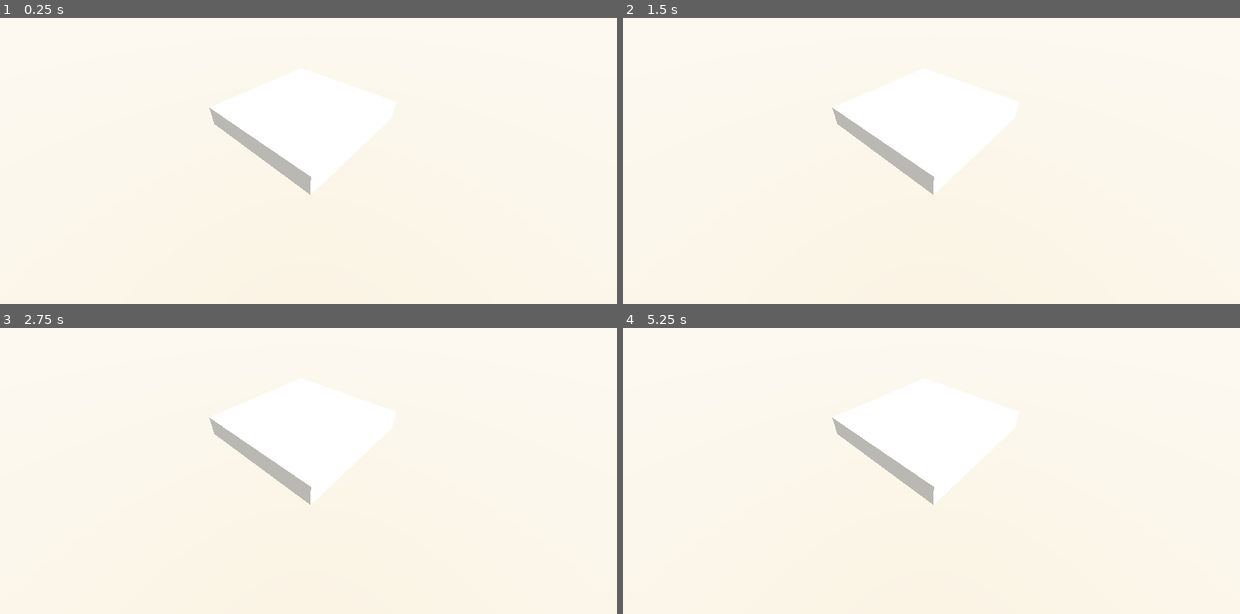
Above: before the commit, frames 1-4 (two rows, left to right).
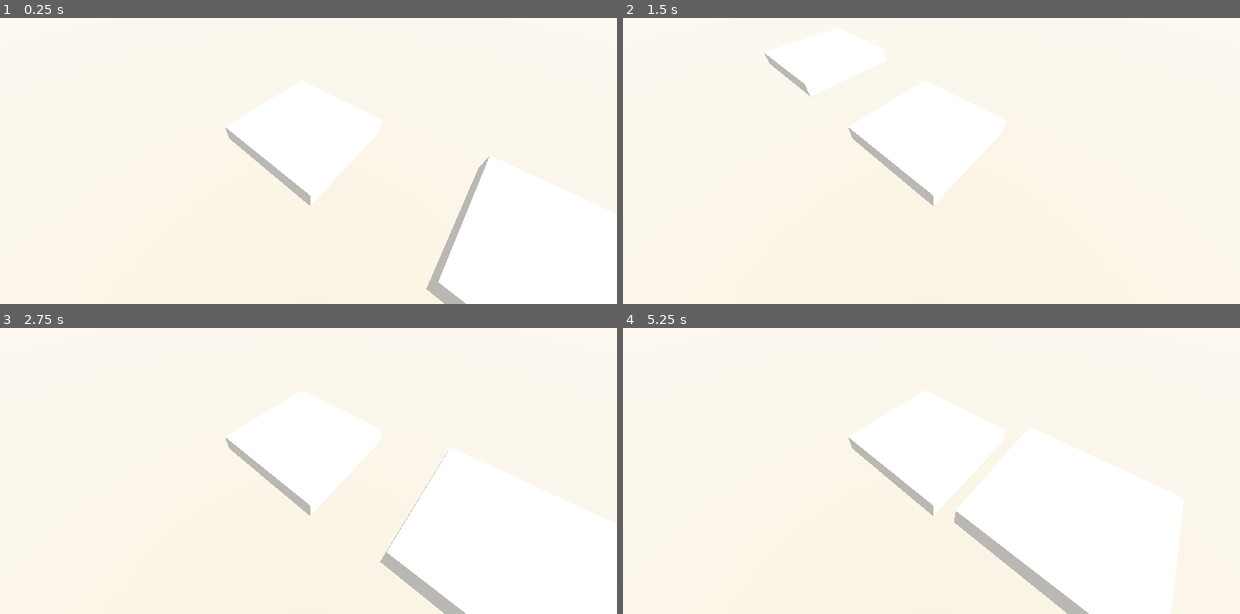
Above: after the commit, the same moments.

Repository: NahirJT/CookieMookie
Game: Godot game, scene res://scenes/main.tscn
Same seed, same stepped clock (60 frames per second), same inputs: the game is played once before the commit and once after it.
Inputs:
- Up to frame 1 (0.25 s): no input
- Up to frame 2 (1.5 s): no input
- Up to frame 3 (2.75 s): no input
- Up to frame 4 (5.25 s): no input

The runs differ from the first frame. In frame 1, 1.9% of the frame differs, in the area x 33-80%, y 31-100%; in frame 2, 1.3%; in frame 3, 1.8%; in frame 4, 2.2%, in the area x 33-76%, y 31-100%.

Commit message:
Added cookie spawning and horizontal oscillation movement

Diff:
--- a/scenes/main.tscn
+++ b/scenes/main.tscn
@@ -37,7 +37,7 @@
 shadow_enabled = true
 
 [node name="Camera3D" type="Camera3D" parent="."]
-transform = Transform3D(0.74757785, -0.4044983, 0.5267907, 2.9802322e-08, 0.7931514, 0.6090245, -0.6641741, -0.45529324, 0.5929425, 2, 2.0692205, 2.161475)
+transform = Transform3D(0.74757797, -0.46943712, 0.46984693, 2.9802322e-08, 0.7074152, 0.7067982, -0.66417414, -0.5283867, 0.528848, 2, 3.0692205, 2.161475)
 
 [node name="StackRoot" type="Node3D" parent="."]
 
--- a/scripts/cookie.gd
+++ b/scripts/cookie.gd
@@ -15,13 +15,13 @@
 
 
 func update_mesh():
-	var cookie_mesh = BoxMesh.new()
-	cookie_mesh.size = Vector3(width, height, depth)
-	_mesh_instance.mesh = cookie_mesh
+	var mesh = BoxMesh.new()
+	mesh.size = Vector3(width, height, depth)
+	_mesh_instance.mesh = mesh
 
-	var cookie_collision_shape = BoxShape3D.new()
-	cookie_collision_shape.size = Vector3(width, height, depth)
-	_collision_shape.shape = cookie_collision_shape
+	var collision_shape = BoxShape3D.new()
+	collision_shape.size = Vector3(width, height, depth)
+	_collision_shape.shape = collision_shape
 
 	# Offsets both mesh and collision so the cookie sits on top of its origin.
 	var offset = Vector3(0, height * 0.5, 0)
--- a/scripts/main.gd
+++ b/scripts/main.gd
@@ -58,7 +58,63 @@
 	_stack_root.add_child(base_cookie)
 	_last_cookie = base_cookie
 
+	_spawn_moving_cookie()
+
+
+func _spawn_moving_cookie() -> void:
+	if game_over:
+		return
+
+	_current_cookie = _cookie_scene.instantiate() as Node3D
+	_current_cookie.name = "Cookie_%d" % _height_level
+
+	var last_width = _last_cookie.get("width")
+	var last_depth = _last_cookie.get("depth")
+	_current_cookie.set("width", last_width)
+	_current_cookie.set("depth", last_depth)
+	_current_cookie.set("height", cookie_height)
+	_current_cookie.set("movement_axis", _movement_axis)
+	_current_cookie.call_deferred("update_mesh")
+
+	_moving_cookie_root.add_child(_current_cookie)
+
+	var last_position = _last_cookie.global_transform.origin
+	var spawn_position = Vector3(last_position.x, last_position.y + cookie_height, last_position.z)
+	_current_cookie.global_transform = Transform3D(Basis.IDENTITY, spawn_position)
+
+	_height_level += 1
+	_movement_time = 0.0
+
+
+func _move_current_cookie(delta: float) -> void:
+	if not _current_cookie or not _last_cookie:
+		return
+
+	var speed = movement_speed_base + _height_level * speed_increase_per_level
+	var offset = movement_range * sin(_movement_time * speed * 0.6 + _height_level * 0.5)
+
+	var last_position = _last_cookie.global_transform.origin
+	var new_position = _current_cookie.global_transform.origin
+
+	if _current_cookie.get("movement_axis") == "x":
+		new_position.x = last_position.x + offset
+		new_position.z = last_position.z
+	else:
+		new_position.x = last_position.x
+		new_position.z = last_position.z + offset
+
+	new_position.y = last_position.y + cookie_height
+	_current_cookie.global_transform = Transform3D(_current_cookie.global_transform.basis, new_position)
+
 
 func _clear_children(node: Node) -> void:
 	for child in node.get_children():
 		child.queue_free()
+
+
+func _physics_process(delta: float) -> void:
+	if game_over:
+		return
+
+	_movement_time += delta
+	_move_current_cookie(delta)
